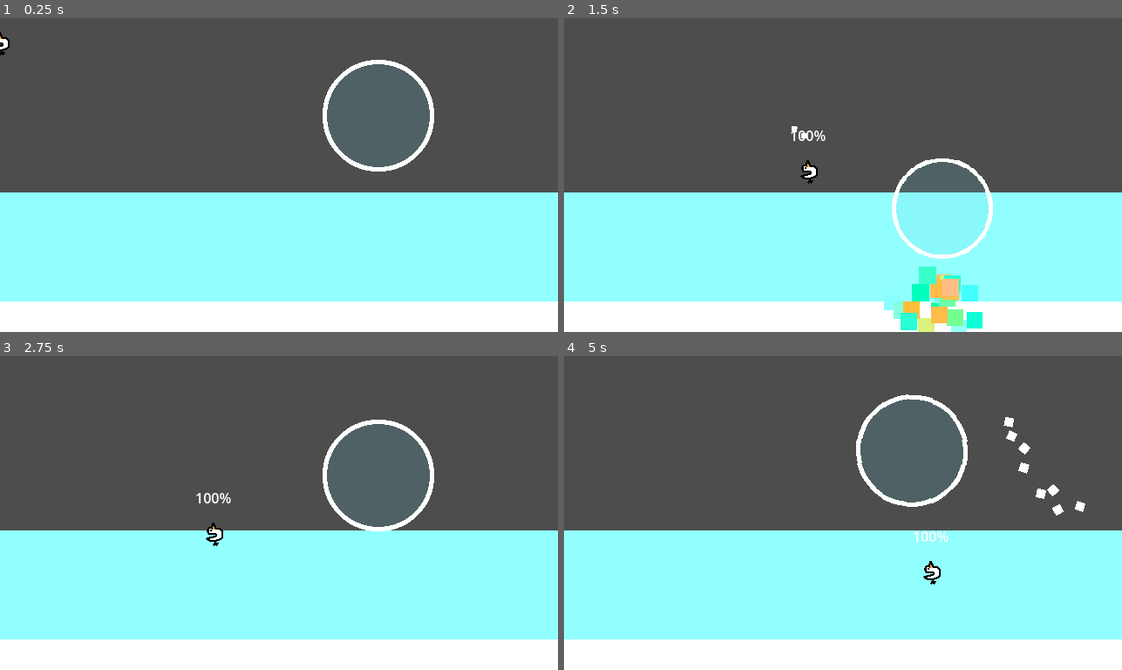
Above: before the commit, frames 1-4 (two rows, left to right).
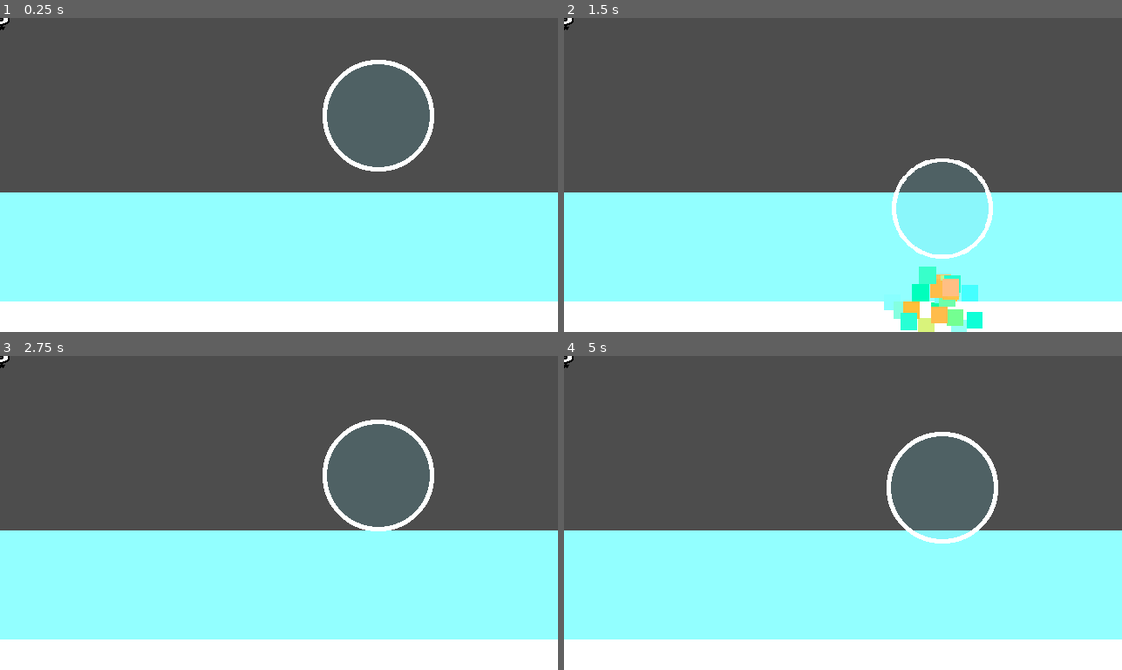
Above: after the commit, the same moments.

Repository: ron0studios/Global-Game-Jam-2025
Game: Godot game, scene res://objects/sandbox.tscn
The game is run twice, just before and just after one commit, with the same random seed, the same clock (stepped at 60 frames per second) and the same inputs. The engine's default icon, where the game draws it, is replaced by a stand-in: a white triangle on a blue panel in a dark square.
Inputs (mouse positions are in pixels of both pictures, inside the frame that each line leads up to):
- Up to frame 1 (0.25 s): no input
- Up to frame 2 (1.5 s): move the mouse to (965, 159) at 0.52 s; hold Right (ui_right) from 0.53 s (still down); tap W (jump) at 0.6, 0.77, 1.07 s; move the mouse to (731, 190) at 1.27 s; tap Space (blow) at 1.35 s
- Up to frame 3 (2.75 s): tap W (jump) at 1.52, 1.55, 1.82, 2.1 s; move the mouse to (334, 443) at 2.02 s; release Right (ui_right) at 2.03 s; hold Left (ui_left) from 2.03 s (still down)
- Up to frame 4 (5 s): move the mouse to (815, 575) at 2.77 s; release Left (ui_left) at 2.78 s; hold Right (ui_right) 2.78-4.28 s; tap Space (blow) at 2.85, 4.35 s; tap W (jump) at 3.02, 3.05, 3.32, 3.6, 3.77, 4.07, 4.52, 4.55, 4.82 s; move the mouse to (1010, 560) at 3.52 s; move the mouse to (675, 465) at 4.27 s; hold Left (ui_left) from 4.28 s (still down)

The runs differ from the first frame. In frame 1, 0.1% of the frame differs, in the area x 0-2%, y 0-12%; in frame 2, 0.3%; in frame 3, 0.3%; in frame 4, 2.3%, in the area x 0-94%, y 0-73%.

Commit message:
Overwrite the whole file
fixe :)

Diff:
--- a/player.gd
+++ b/player.gd
@@ -25,8 +25,6 @@
 
 
 func _physics_process(delta: float) -> void:
-	var accel = GROUND_ACCEL
-	var decel = GROUND_DECEL
 	match state:
 		states.ONLEVEL:
 			pass
@@ -35,34 +33,11 @@
 		states.UNDERWATER:
 			pass
 
-	# Add the gravity.
-	if not is_on_floor():
-		accel = AIR_ACCEL
-		decel = AIR_DECEL
-		velocity += get_gravity() * delta * fall_factor
-	else:
-		fall_factor = 1
+
 	handle_blowing(delta)
-
-	# Handle jump.
-	if Input.is_action_just_pressed("jump") and is_on_floor():
-		velocity.y = JUMP_VELOCITY
-
-	if Input.is_action_just_released("jump") and not is_on_floor():
-		fall_factor = FALL_MULTIPLIER
 
 	move_and_slide()
 
-	# Get the input direction and handle the movement/deceleration.
-	# As good practice, you should replace UI actions with custom gameplay actions.
-	var direction := Input.get_axis("ui_left", "ui_right")
-	if direction:
-		velocity.x = clamp(velocity.x + direction * accel * delta, -MAX_SPEED, MAX_SPEED)
-	else:
-		if velocity.x > 0:
-			velocity.x = max(0, velocity.x - decel*delta)
-		if velocity.x < 0:
-			velocity.x = min(0, velocity.x + decel*delta)
 
 
 func handle_blowing(delta):
@@ -70,15 +45,10 @@
 		blowing = true
 		$Breathtimer.start()
 
-
 	if Input.is_action_just_released("blow"):
 		blowing = false
 		$BlowArea/blowparticle.emitting = true
 		force = ($Breathtimer.wait_time-$Breathtimer.time_left)/$Breathtimer.wait_time
-
-
-
-
 
 	if Input.is_action_pressed("blow"): #Space key
 		blowing = false
